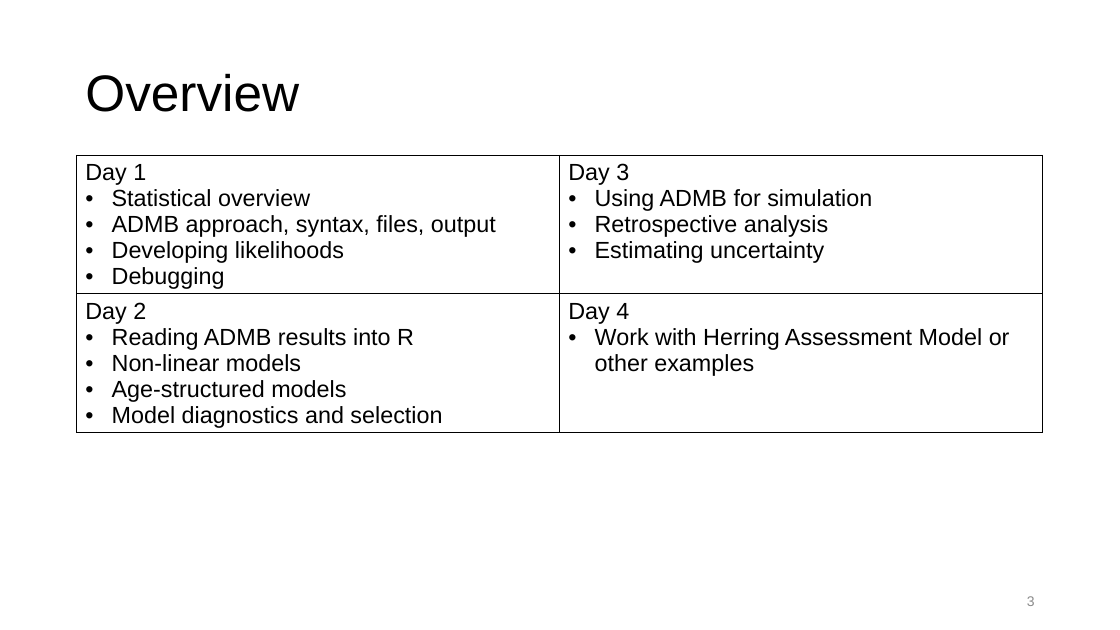
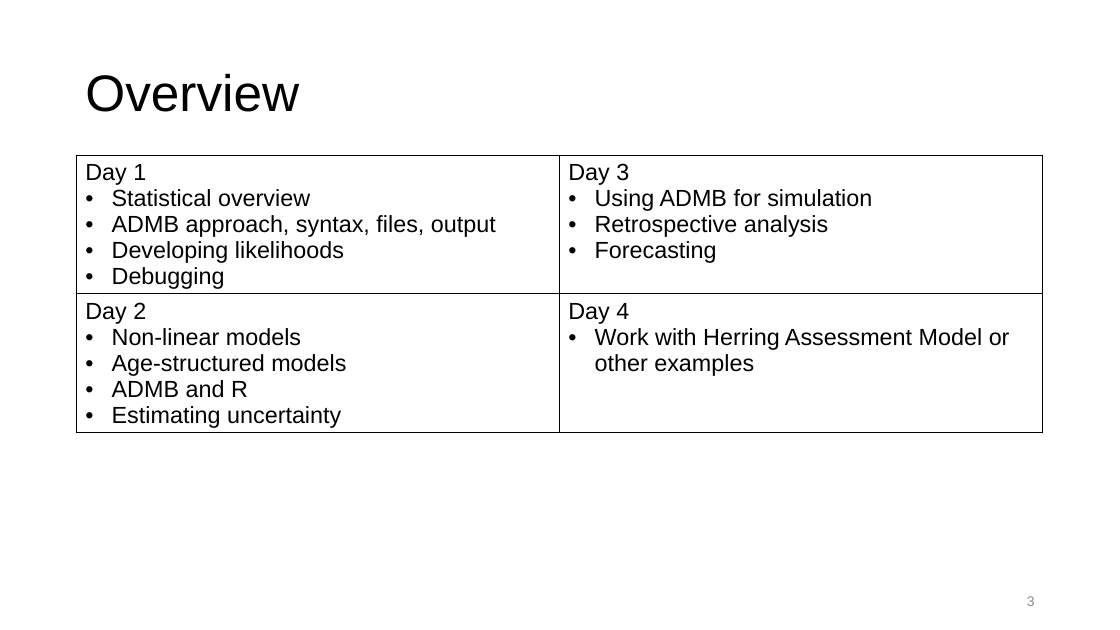
Before and after one commit to merrillrudd/ADMB_course, a slide deck: slide 3 of Day1/1a_Introduction/Introduction.pptx. Drawn at 1120x630 pixels with LibreOffice and Linux fonts; fonts in the diff are those of the drawing. Boxes give left, top, right and bottom in pixels: in the first picture for what was removed or moved away, otherwise in the second. Text is boxed around its words. In the diff, an @@ line names an element or a change of style, - is before the commit and + after.

```diff
--- a/Day1/1a_Introduction/Introduction.pptx
+++ b/Day1/1a_Introduction/Introduction.pptx
@@ table at (77,155,1044,452) @@
-row 1, column 2: Day 3 / Using ADMB for simulation / Retrospective analysis / Estimating uncertainty
+row 1, column 2: Day 3 / Using ADMB for simulation / Retrospective analysis / Forecasting
-row 2, column 1: Day 2 / Reading ADMB results into R / Non-linear models / Age-structured models / Model diagnostics and selection
+row 2, column 1: Day 2 / Non-linear models / Age-structured models / ADMB and R / Estimating uncertainty
```
Also in this commit, not shown: 54 other files.
